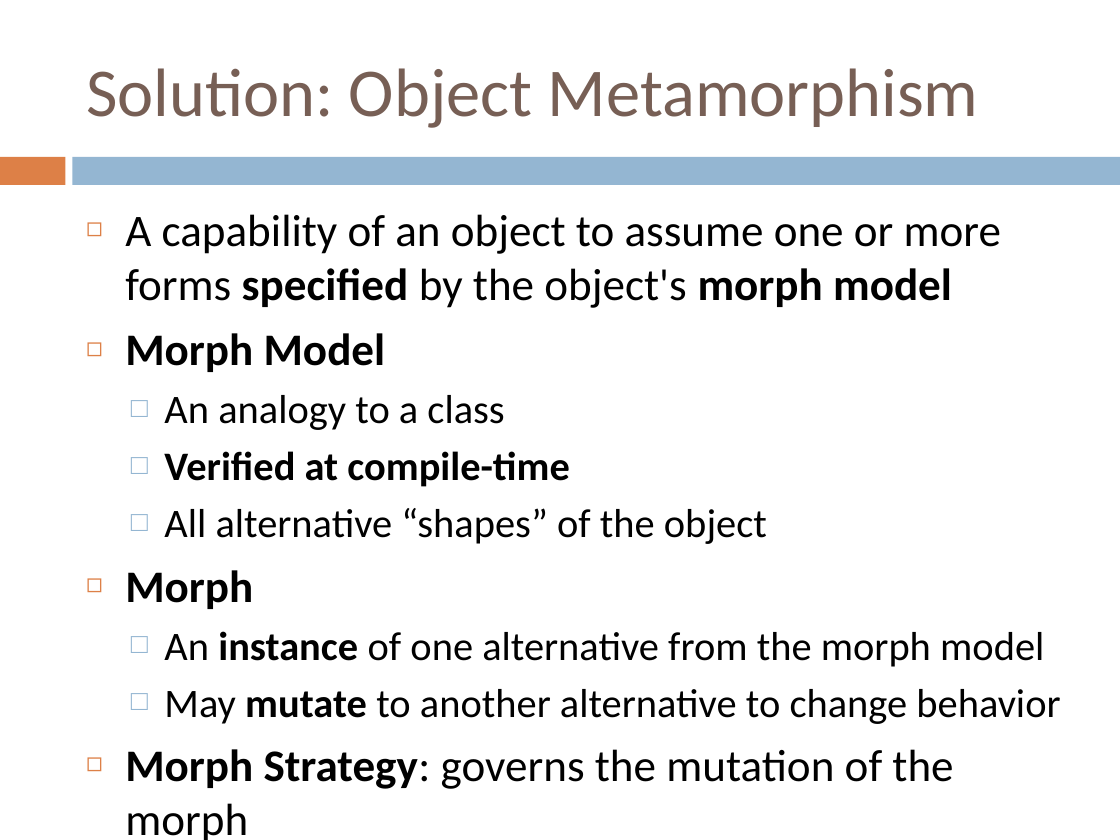
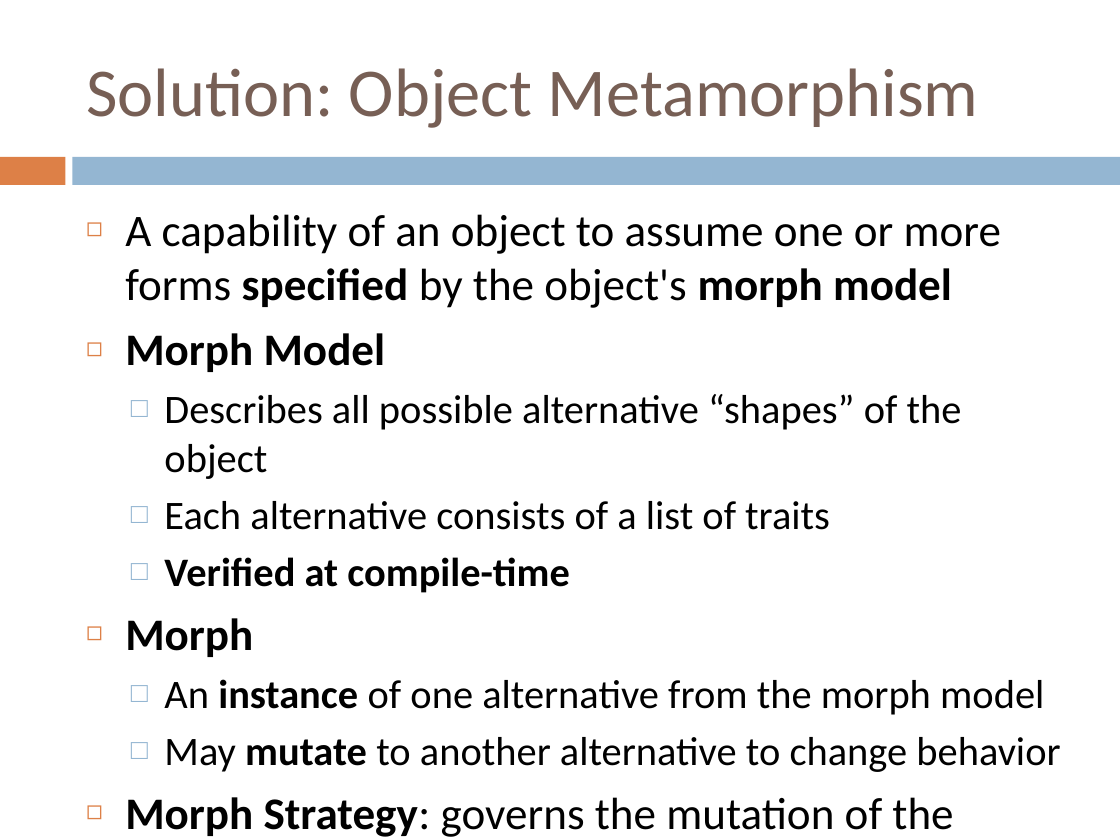
Before and after one commit to zslajchrt/morpheus, a slide deck: slide 7 of src/main/doc/papers/sdot2015.pptx. Drawn at 1120x840 pixels with LibreOffice and Linux fonts; fonts in the diff are those of the drawing. Boxes give left, top, right and bottom in pixels: in the first picture for what was removed or moved away, otherwise in the second. Text is boxed around its words. In the diff, an @@ line names an element or a change of style, - is before the commit and + after.

```diff
--- a/src/main/doc/papers/sdot2015.pptx
+++ b/src/main/doc/papers/sdot2015.pptx
@@ text at [164,394,962,530]: text changed @@
-  □ An analogy to a class
+  □ Describes all possible alternative “shapes” of the object
+  □ Each alternative consists of a list of traits
@@ text at [164,508,767,544]: paragraph removed @@
-  □ All alternative “shapes” of the object
```
Also in this commit, not shown: 6 other slides changed, 1 slide added.
